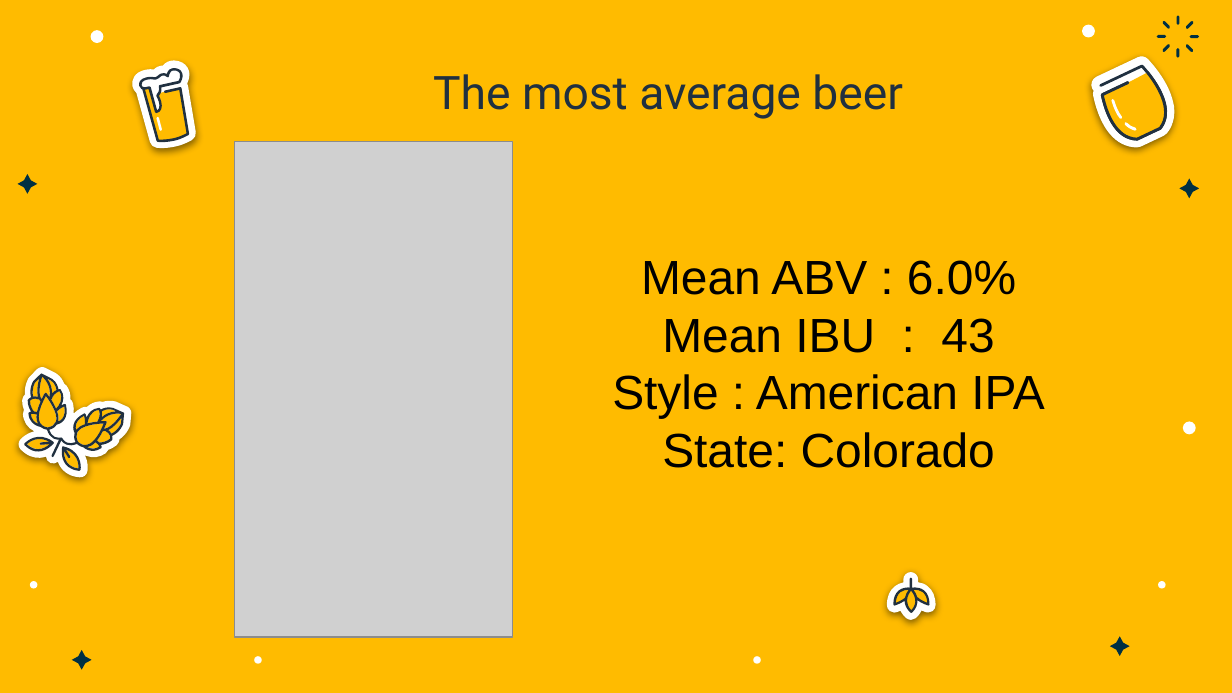
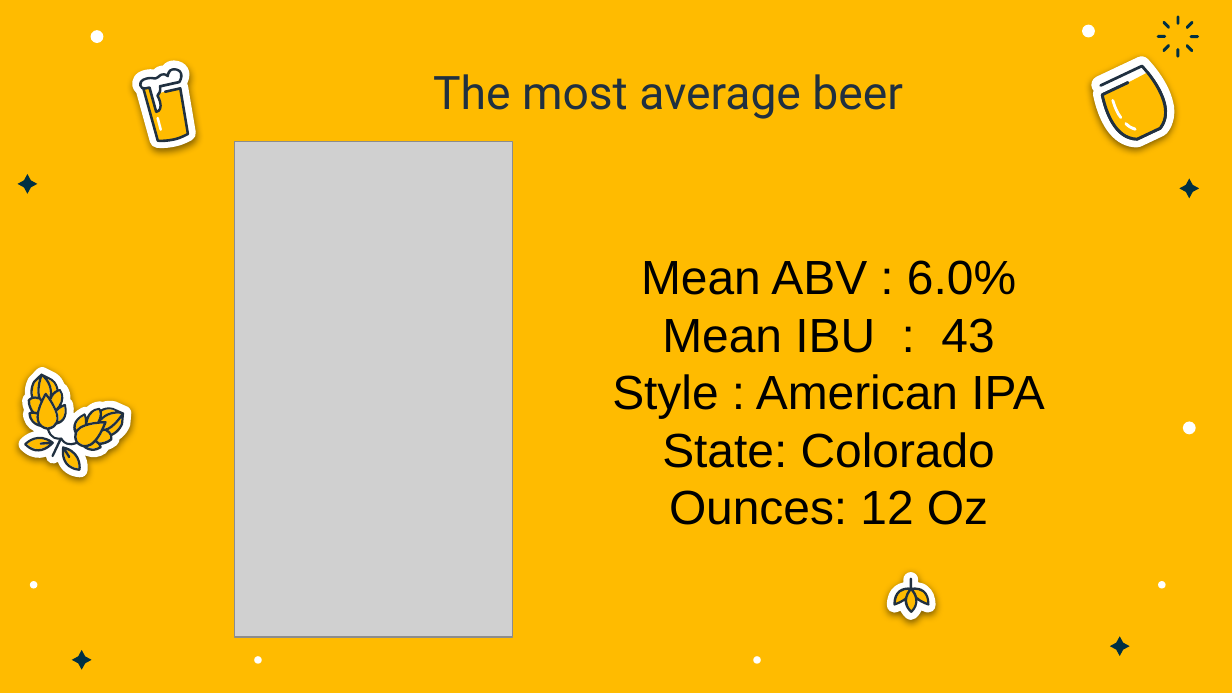
Before and after one commit to DotSumWedge/BreweryAnalysis, a slide deck: slide 9 of BeerAnalysisPresentation.pptx. Drawn at 1232x693 pixels with LibreOffice and Linux fonts; fonts in the diff are those of the drawing; grey boxes stand for pictures. Boxes give left, top, right and bottom in pixels: in the first picture for what was removed or moved away, otherwise in the second. Text is boxed around its words. In the diff, an @@ line names an element or a change of style, - is before the commit and + after.

```diff
--- a/BeerAnalysisPresentation.pptx
+++ b/BeerAnalysisPresentation.pptx
@@ text at [669, 490, 988, 525]: paragraph added @@
+Ounces: 12 Oz
```
Also in this commit, not shown: 4 other slides changed.
